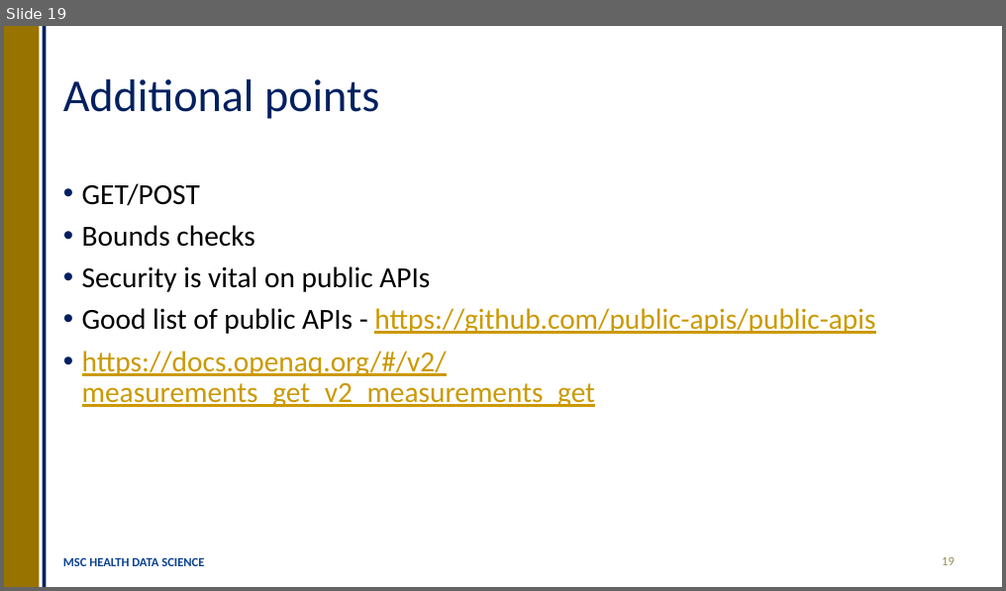
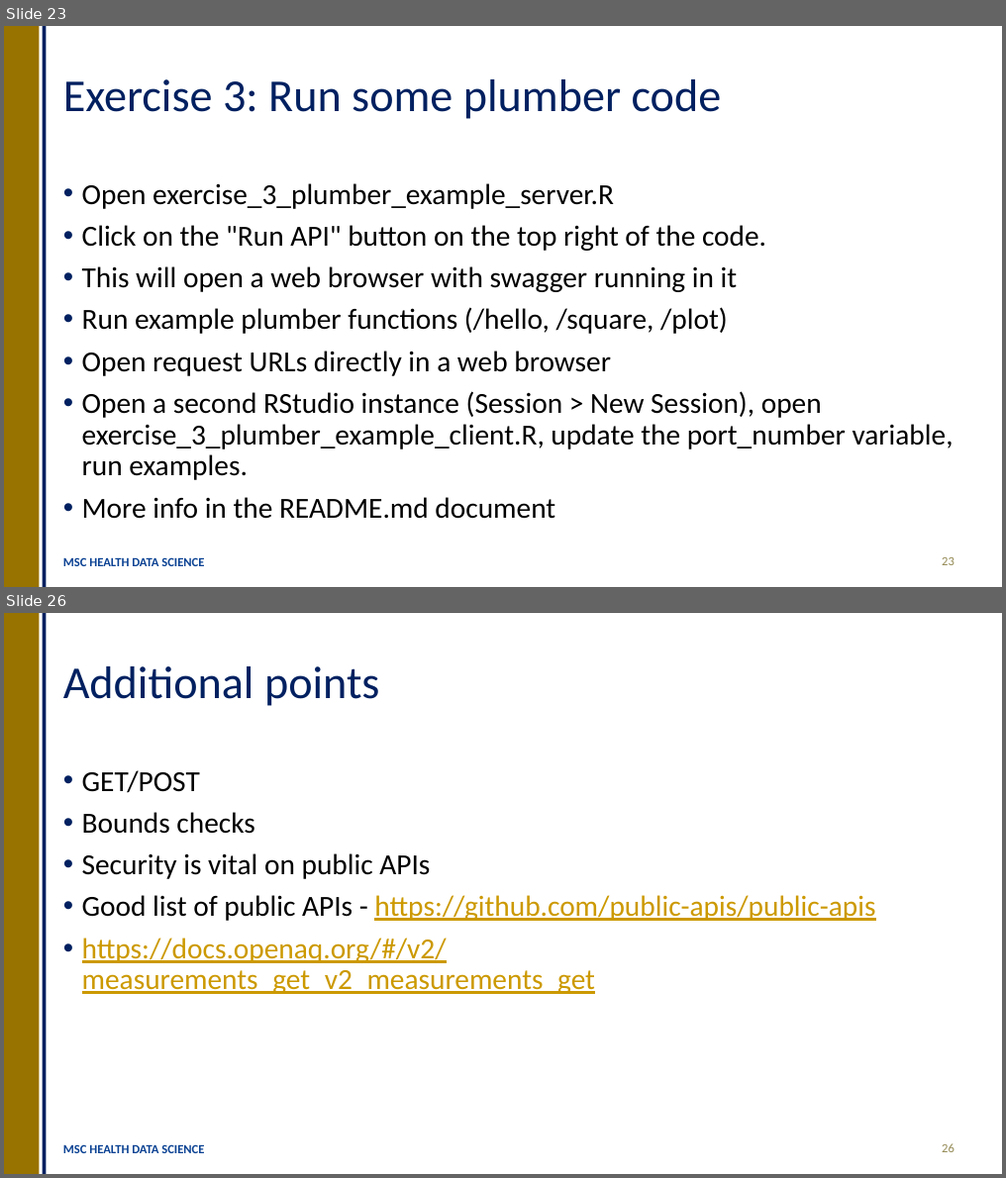
Before and after one commit to OllyButters/HDS-plumber, a slide deck: api_plumber_slides.pptx. Shown one above the other, each under a label of ours: slide 19 before the commit, slides 23 and 26 after it; the slides between them are not shown. The pictures are 1006x591 and 1006x1178 pixels, drawn with LibreOffice and Linux fonts; fonts in the diff are those of the drawing. Boxes give left, top, right and bottom in pixels: in the first picture for what was removed or moved away, otherwise in the second. Text is boxed around its words. In the diff, an @@ line names an element or a change of style, - is before the commit and + after.

Commit message:
update for 22/23 session

```diff
--- a/api_plumber_slides.pptx
+++ b/api_plumber_slides.pptx
@@ slide 23 added at bbox=[4, 26, 1002, 587], background #FFFFFF; not listed: 2 template elements that a slide beside it also shows @@
@@ title added at bbox=[63, 79, 722, 119], 44 pt, text #002060 @@
+Exercise 3: Run some plumber code
@@ text added at bbox=[82, 183, 953, 519], 28 pt, text #000000 @@
+• Open exercise_3_plumber_example_server.R
+• Click on the "Run API" button on the top right of the code.
+• This will open a web browser with swagger running in it
+• Run example plumber functions (/hello, /square, /plot)
+• Open request URLs directly in a web browser
+• Open a second RStudio instance (Session > New Session), open exercise_3_plumber_example_client.R, update the port_number variable, run examples.
+• More info in the README.md document
@@ text added at bbox=[63, 558, 204, 567], 12 pt, text #0B4293, bold @@
+MSC HEALTH DATA SCIENCE
@@ page number added at bbox=[942, 558, 954, 566], 12 pt, text #948A54 @@
+23
@@ what was slide 19 is now slide 26 @@
@@ page number at bbox=[942, 1144, 954, 1153]: text changed @@
-19
+26
```
Also in this commit, not shown: 9 slides changed, 6 other slides added, 4 other files.
